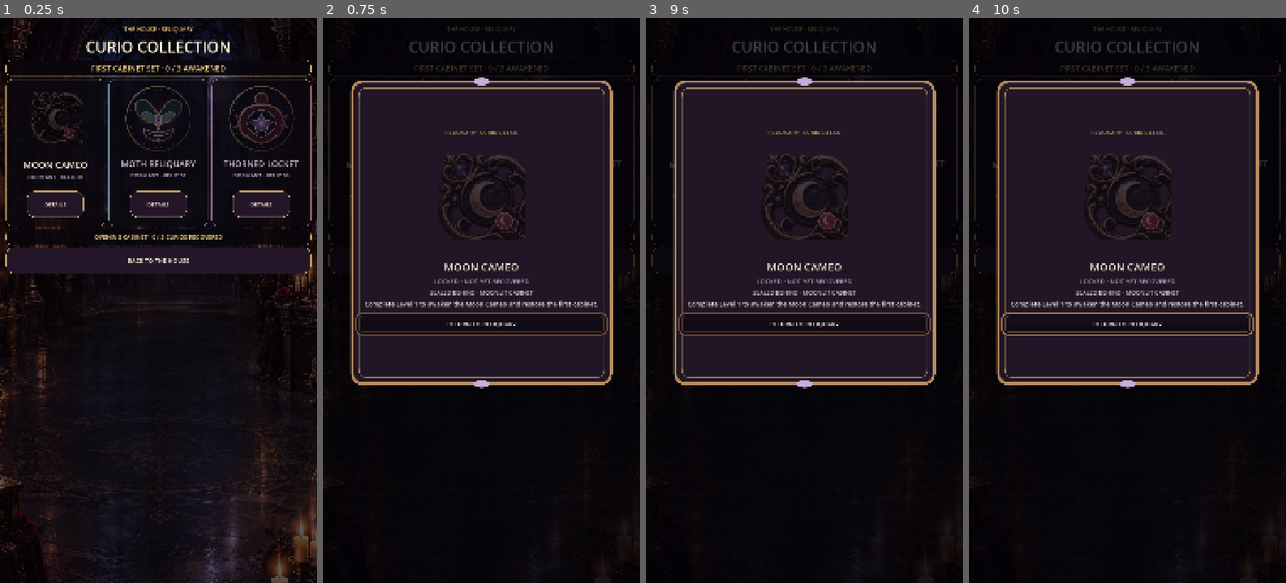
Above: before the commit, frames 1-4 (left to right).
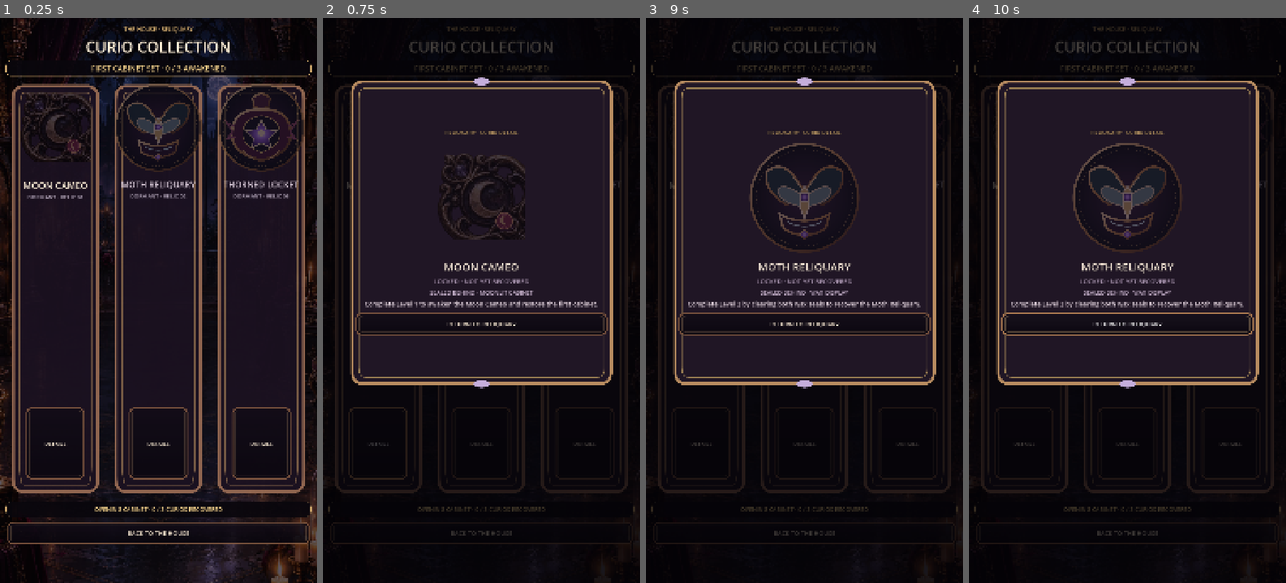
Above: after the commit, the same moments.

Repository: Jay-prodesign/akilta-match3
Game: Godot game, scene res://src/ui/collection/curio_collection.tscn
The game is run twice, just before and just after one commit, with the same random seed, the same clock (stepped at 60 frames per second) and the same inputs. This scene is started directly instead of the project's main scene.
Inputs (mouse positions are in pixels of both pictures, inside the frame that each line leads up to):
- Up to frame 1 (0.25 s): no input
- Up to frame 2 (0.75 s): click "DETAILS" at 0.5 s
- Up to frame 3 (9 s): click "DETAILS" at 1.25 s; click "DETAILS" at 2 s; click "BACK TO THE HOUSE" at 2.75 s; click "RETURN TO RELIQUARY" at 3.5 s; tap Enter at 4.25 s; move the mouse to (874, 272) at 4.27 s; click (874, 272) at 4.42 s; drag from (741, 328) to (788, 413) at 5.02 s; move the mouse to (836, 176) at 5.77 s; click (836, 176) at 5.92 s; drag from (788, 413) to (709, 215) at 6.52 s; move the mouse to (899, 385) at 7.27 s; click (899, 385) at 7.42 s; drag from (709, 215) to (756, 159) at 8.02 s; tap Space at 8.75 s; move the mouse to (820, 300) at 8.77 s; click (820, 300) at 8.92 s
- Up to frame 4 (10 s): tap Enter at 9.5 s; drag from (1079, 159) to (1064, 328) at 9.52 s

The runs differ from the first frame. In frame 1, 20% of the frame differs, in the area x 1-99%, y 10-94%; in frame 2, 3.6%; in frame 3, 6.0%; in frame 4, 6.0%.

Commit message:
Polish Reliquary collection stage parity

Diff:
--- a/src/ui/collection/curio_collection.gd
+++ b/src/ui/collection/curio_collection.gd
@@ -7,6 +7,7 @@
 const PieceAssetLoader = preload("res://src/match3/presentation/piece_asset_loader.gd")
 const ScreenArt = preload("res://src/ui/shared/screen_art_registry.gd")
 const CurioDetailScene = preload("res://src/ui/collection/curio_detail_panel.tscn")
+const ProductionChrome = preload("res://src/ui/theme/production_chrome.gd")
 
 const MOON_SEALED_PATH := "res://assets/curios/ch01_curio_moon_cameo_sealed_v01.webp"
 const MOON_AWAKENED_PATH := "res://assets/curios/ch01_curio_moon_cameo_awakened_v01.webp"
@@ -47,6 +48,10 @@
 	moon_art.texture = _load_moon_texture(MOON_SEALED_PATH)
 	slot2_art.texture = PieceAssetLoader.ornament(MOTH_RELIQUARY_PATH)
 	slot3_art.texture = PieceAssetLoader.ornament(THORNED_LOCKET_PATH)
+	ProductionChrome.apply_action_button(moon_action, "utility", "reliquary_detail")
+	ProductionChrome.apply_action_button(slot2_action, "utility", "reliquary_detail")
+	ProductionChrome.apply_action_button(slot3_action, "utility", "reliquary_detail")
+	ProductionChrome.apply_action_button(back_button, "utility", "reliquary_back")
 	back_button.pressed.connect(func(): back_requested.emit())
 	moon_action.pressed.connect(func(): _open_curio_detail("moon_cameo"))
 	slot2_action.pressed.connect(func(): _open_curio_detail("moth_reliquary"))
@@ -91,21 +96,11 @@
 	_apply_display_style(slot3_card, has_locket, Color("#C98BA8"))
 	_apply_copy_style(slot3_name, slot3_hint, slot3_state, slot3_origin, has_locket)
 
-func _apply_display_style(card: PanelContainer, awakened: bool, accent: Color) -> void:
+func _apply_display_style(card: PanelContainer, awakened: bool, _accent: Color) -> void:
 	if card == null:
 		return
-	var box := StyleBoxFlat.new()
-	box.bg_color = Color("#130E19", 0.78) if awakened else Color("#0D0A12", 0.68)
-	box.border_color = Color(accent.r, accent.g, accent.b, 0.90 if awakened else 0.38)
-	box.set_border_width_all(2 if awakened else 1)
-	box.set_corner_radius_all(20)
-	box.content_margin_left = 18
-	box.content_margin_right = 18
-	box.content_margin_top = 14
-	box.content_margin_bottom = 14
-	box.shadow_color = Color(0, 0, 0, 0.42)
-	box.shadow_size = 10
-	card.add_theme_stylebox_override("panel", box)
+	ProductionChrome.apply_compact_panel(card, "reliquary_display")
+	card.set_meta("reliquary_awakened", awakened)
 
 func _apply_copy_style(name_label: Label, detail_label: Label, state_label: Label, origin_label: Label, awakened: bool) -> void:
 	if name_label != null:
@@ -149,7 +144,10 @@
 		"north_star_title_hierarchy": ($Layout/Title as Label).get_theme_font_size("font_size") >= 50,
 		"north_star_count_plate": count_label != null and count_label.get_theme_stylebox("normal") != null and count_label.custom_minimum_size.y >= 50.0,
 		"hero_curio_scale": moon_art != null and moon_art.custom_minimum_size.y >= 220.0,
-		"collection_occupies_cabinet_stage": ($Layout/Cards as HBoxContainer).custom_minimum_size.y >= 480.0 and ($Layout/Cards as HBoxContainer).custom_minimum_size.y <= 520.0 and ($Layout/Cards as HBoxContainer).size_flags_vertical != Control.SIZE_EXPAND_FILL and moon_card.custom_minimum_size.y >= 480.0 and slot2_card.custom_minimum_size.y >= 480.0 and slot3_card.custom_minimum_size.y >= 480.0,
+		"collection_occupies_cabinet_stage": ($Layout/Cards as HBoxContainer).custom_minimum_size.y >= 640.0 and ($Layout/Cards as HBoxContainer).size_flags_vertical == Control.SIZE_EXPAND_FILL and moon_card.size_flags_vertical == Control.SIZE_EXPAND_FILL and slot2_card.size_flags_vertical == Control.SIZE_EXPAND_FILL and slot3_card.size_flags_vertical == Control.SIZE_EXPAND_FILL,
+		"asset_backed_display_chrome": [moon_card, slot2_card, slot3_card].all(func(card): return card.get_theme_stylebox("panel") is StyleBoxTexture and String(card.get_meta("production_chrome_kind", "")) == "compact_reliquary_display"),
+		"asset_backed_actions": [moon_action, slot2_action, slot3_action, back_button].all(func(button): return button.get_theme_stylebox("normal") is StyleBoxTexture),
+		"runtime_style_factory": false,
 		"cabinet_footer": cabinet_footer != null and cabinet_footer.get_theme_stylebox("normal") != null,
 		"north_star_collection_grid": ($Layout/Cards as HBoxContainer) != null and moon_card.size_flags_horizontal == Control.SIZE_EXPAND_FILL and slot2_card.size_flags_horizontal == Control.SIZE_EXPAND_FILL and slot3_card.size_flags_horizontal == Control.SIZE_EXPAND_FILL,
 		"collection_copy_subordinate": not moon_detail.visible and not moon_origin.visible and not slot2_hint.visible and not slot2_origin.visible and not slot3_hint.visible and not slot3_origin.visible,
--- a/src/ui/collection/curio_collection.tscn
+++ b/src/ui/collection/curio_collection.tscn
@@ -162,16 +162,17 @@
 autowrap_mode = 2
 
 [node name="Cards" type="HBoxContainer" parent="Layout"]
-custom_minimum_size = Vector2(0, 500)
-layout_mode = 2
-size_flags_vertical = 1
+custom_minimum_size = Vector2(0, 660)
+layout_mode = 2
+size_flags_vertical = 3
 theme_override_constants/separation = 12
 alignment = 1
 
 [node name="MoonCard" type="PanelContainer" parent="Layout/Cards"]
-custom_minimum_size = Vector2(0, 490)
-layout_mode = 2
-size_flags_horizontal = 3
+custom_minimum_size = Vector2(0, 650)
+layout_mode = 2
+size_flags_horizontal = 3
+size_flags_vertical = 3
 theme_override_styles/panel = SubResource("Display")
 
 [node name="Content" type="VBoxContainer" parent="Layout/Cards/MoonCard"]
@@ -181,7 +182,7 @@
 alignment = 0
 
 [node name="RitualArt" type="TextureRect" parent="Layout/Cards/MoonCard/Content"]
-custom_minimum_size = Vector2(0, 240)
+custom_minimum_size = Vector2(0, 320)
 layout_mode = 2
 size_flags_horizontal = 3
 expand_mode = 1
@@ -254,9 +255,10 @@
 text = "DETAILS"
 
 [node name="Slot2" type="PanelContainer" parent="Layout/Cards"]
-custom_minimum_size = Vector2(0, 490)
-layout_mode = 2
-size_flags_horizontal = 3
+custom_minimum_size = Vector2(0, 650)
+layout_mode = 2
+size_flags_horizontal = 3
+size_flags_vertical = 3
 theme_override_styles/panel = SubResource("DisplayCool")
 
 [node name="Content" type="VBoxContainer" parent="Layout/Cards/Slot2"]
@@ -266,7 +268,7 @@
 alignment = 0
 
 [node name="Number" type="Label" parent="Layout/Cards/Slot2/Content"]
-custom_minimum_size = Vector2(0, 240)
+custom_minimum_size = Vector2(0, 320)
 size_flags_horizontal = 3
 size_flags_vertical = 0
 layout_mode = 2
@@ -340,9 +342,10 @@
 text = "DETAILS"
 
 [node name="Slot3" type="PanelContainer" parent="Layout/Cards"]
-custom_minimum_size = Vector2(0, 490)
-layout_mode = 2
-size_flags_horizontal = 3
+custom_minimum_size = Vector2(0, 650)
+layout_mode = 2
+size_flags_horizontal = 3
+size_flags_vertical = 3
 theme_override_styles/panel = SubResource("DisplayCool")
 
 [node name="Content" type="VBoxContainer" parent="Layout/Cards/Slot3"]
@@ -352,7 +355,7 @@
 alignment = 0
 
 [node name="Number" type="Label" parent="Layout/Cards/Slot3/Content"]
-custom_minimum_size = Vector2(0, 240)
+custom_minimum_size = Vector2(0, 320)
 size_flags_horizontal = 3
 size_flags_vertical = 0
 layout_mode = 2
--- a/tests/unit/test_reliquary_production_screen.gd
+++ b/tests/unit/test_reliquary_production_screen.gd
@@ -30,7 +30,10 @@
 	_expect(bool(contract.get("hero_curio_scale", false)), "Reliquary Moon Cameo must remain a hero-scale Curio")
 	_expect(bool(contract.get("north_star_collection_grid", false)), "Reliquary must present the opening Curios as a visual collection grid")
 	_expect(bool(contract.get("collection_copy_subordinate", false)), "Reliquary must keep long lore/origin copy behind Details instead of crowding the collection")
-	_expect(bool(contract.get("collection_occupies_cabinet_stage", false)), "Reliquary opening set must use a bounded cabinet stage without oversized dead vertical space")
+	_expect(bool(contract.get("collection_occupies_cabinet_stage", false)), "Reliquary opening set must expand through the available cabinet stage instead of leaving oversized dead vertical space")
+	_expect(bool(contract.get("asset_backed_display_chrome", false)), "Reliquary displays must use verified quiet production chrome")
+	_expect(bool(contract.get("asset_backed_actions", false)), "Reliquary DETAILS and Back actions must use verified production action chrome")
+	_expect(not bool(contract.get("runtime_style_factory", true)), "Reliquary must not create StyleBox presentation resources at runtime")
 	_expect(bool(contract.get("cabinet_footer", false)), "Reliquary must finish the collection stage with an authored cabinet-status footer")
 	_expect(bool(contract.get("intro_subordinate", false)), "Reliquary explanatory prose must not compete with the collection")
 	_expect(not bool(contract.get("runtime_ui_factory", true)), "Reliquary must not rebuild presentation nodes at runtime")
@@ -39,7 +42,7 @@
 	var moth_art := screen.get_node_or_null("Layout/Cards/Slot2/Content/Number/RewardArt") as TextureRect
 	var locket_art := screen.get_node_or_null("Layout/Cards/Slot3/Content/Number/RewardArt") as TextureRect
 	var footer := screen.get_node_or_null("Layout/CabinetFooter") as Label
-	_expect(moon_art != null and moon_art.texture != null and moon_art.custom_minimum_size.y >= 220.0, "Moon Cameo must render as a hero-scale authored display")
+	_expect(moon_art != null and moon_art.texture != null and moon_art.custom_minimum_size.y >= 300.0, "Moon Cameo must render as a hero-scale authored display")
 	_expect(moth_art != null and moth_art.texture != null, "Moth Reliquary authored display art missing")
 	_expect(locket_art != null and locket_art.texture != null, "Thorned Locket authored display art missing")
 	_expect(footer != null and footer.text.contains("3 / 3 CURIOS RECOVERED"), "Reliquary footer must reflect completed opening collection truth")
